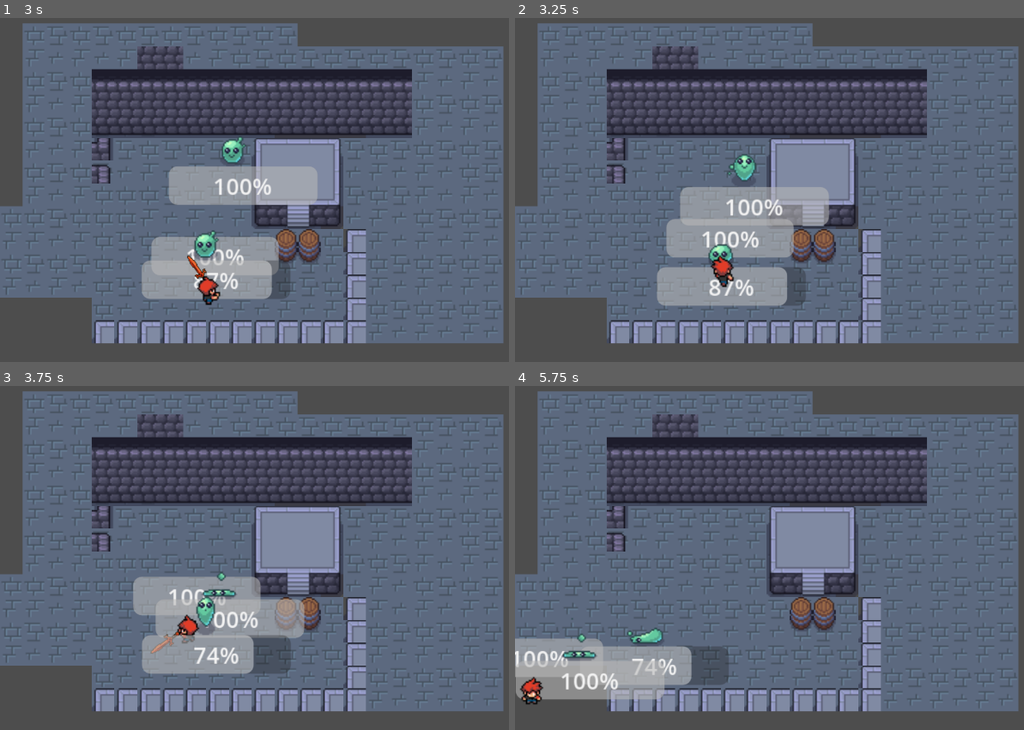
Above: before the commit, frames 1-4 (two rows, left to right).
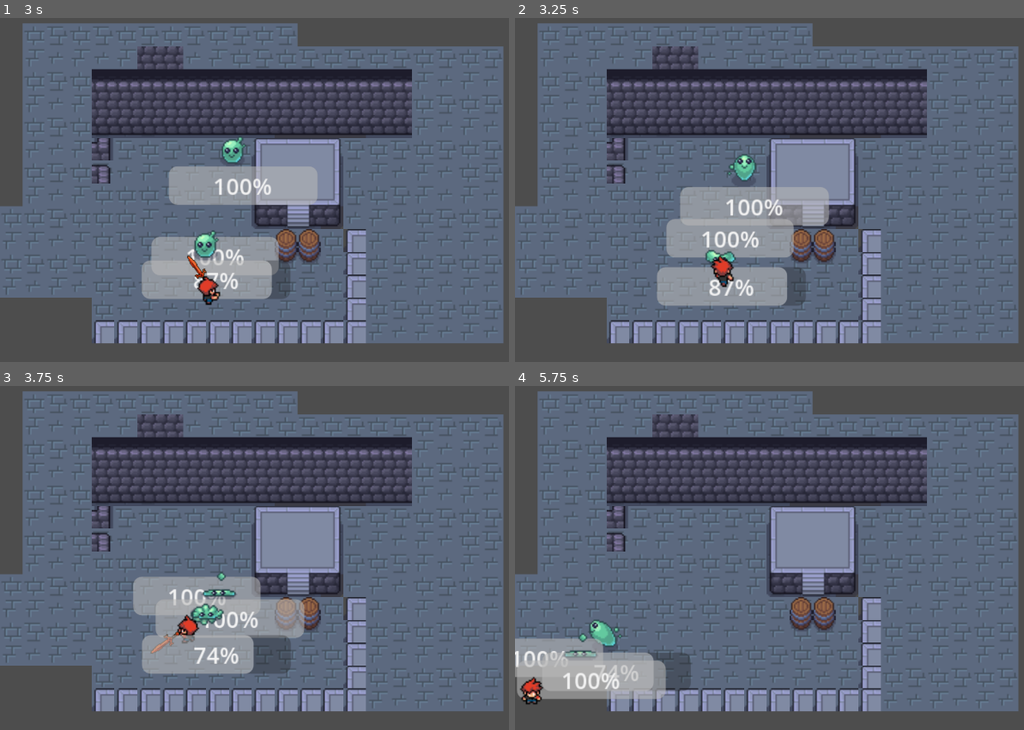
Above: after the commit, the same moments.

Repository: admiralbolt/number-go-up
Game: Godot game, scene res://test/Playground.tscn
The game is run twice, just before and just after one commit, with the same random seed, the same clock (stepped at 60 frames per second) and the same inputs. This scene is started directly instead of the project's main scene.
Inputs:
- Up to frame 1 (3 s): hold D (right) 0.53-1.28 s; tap J (attack) at 0.6, 1.35, 2.3, 2.85 s; hold S (down) 1.28-2.03 s; hold D (right) 2.03-2.78 s; tap Space (roll) at 2.1 s; hold W (up) from 2.78 s (still down)
- Up to frame 2 (3.25 s): keep holding W (up)
- Up to frame 3 (3.75 s): release W (up) at 3.53 s; hold A (left) from 3.53 s (still down); tap J (attack) at 3.6 s
- Up to frame 4 (5.75 s): tap Space (roll) at 4.35 s; tap J (attack) at 4.55, 5.1 s; release A (left) at 5.03 s; hold S (down) from 5.03 s (still down)

Frame 1 is identical in both runs. In frame 2, 0.2% of the frame differs, in the area x 37-44%, y 65-72%; in frame 3, 0.4%; in frame 4, 3.2%, in the area x 0-42%, y 67-91%.

Commit message:
Slightly speedup attack animation.

Diff:
--- a/enemies/slime/slime.tscn
+++ b/enemies/slime/slime.tscn
@@ -27,15 +27,15 @@
 [sub_resource type="AnimationLibrary" id="AnimationLibrary_v3fw7"]
 
 [sub_resource type="Animation" id="Animation_mwtj1"]
-length = 1.8
-tracks/0/type = "value"
-tracks/0/imported = false
-tracks/0/enabled = true
-tracks/0/path = NodePath("Sprite2D:frame")
-tracks/0/interp = 1
-tracks/0/loop_wrap = true
-tracks/0/keys = {
-"times": PackedFloat32Array(0, 0.18, 0.36, 0.54, 0.72, 0.9, 1.08, 1.26, 1.44, 1.62),
+length = 1.4
+tracks/0/type = "value"
+tracks/0/imported = false
+tracks/0/enabled = true
+tracks/0/path = NodePath("Sprite2D:frame")
+tracks/0/interp = 1
+tracks/0/loop_wrap = true
+tracks/0/keys = {
+"times": PackedFloat32Array(0, 0.14, 0.28, 0.42, 0.56, 0.7, 0.84, 0.98, 1.12, 1.26),
 "transitions": PackedFloat32Array(1, 1, 1, 1, 1, 1, 1, 1, 1, 1),
 "update": 1,
 "values": [0, 1, 2, 3, 4, 5, 6, 7, 8, 9]
@@ -78,15 +78,15 @@
 }
 
 [sub_resource type="Animation" id="Animation_im24l"]
-length = 1.8
-tracks/0/type = "value"
-tracks/0/imported = false
-tracks/0/enabled = true
-tracks/0/path = NodePath("Sprite2D:frame")
-tracks/0/interp = 1
-tracks/0/loop_wrap = true
-tracks/0/keys = {
-"times": PackedFloat32Array(0, 0.18, 0.36, 0.54, 0.72, 0.9, 1.08, 1.26, 1.44, 1.62),
+length = 1.4
+tracks/0/type = "value"
+tracks/0/imported = false
+tracks/0/enabled = true
+tracks/0/path = NodePath("Sprite2D:frame")
+tracks/0/interp = 1
+tracks/0/loop_wrap = true
+tracks/0/keys = {
+"times": PackedFloat32Array(0, 0.14, 0.28, 0.42, 0.56, 0.7, 0.84, 0.98, 1.12, 1.26),
 "transitions": PackedFloat32Array(1, 1, 1, 1, 1, 1, 1, 1, 1, 1),
 "update": 1,
 "values": [20, 21, 22, 23, 24, 25, 26, 27, 28, 29]
@@ -129,15 +129,15 @@
 }
 
 [sub_resource type="Animation" id="Animation_yu3x6"]
-length = 1.8
-tracks/0/type = "value"
-tracks/0/imported = false
-tracks/0/enabled = true
-tracks/0/path = NodePath("Sprite2D:frame")
-tracks/0/interp = 1
-tracks/0/loop_wrap = true
-tracks/0/keys = {
-"times": PackedFloat32Array(0, 0.18, 0.36, 0.54, 0.72, 0.9, 1.08, 1.26, 1.44, 1.62),
+length = 1.4
+tracks/0/type = "value"
+tracks/0/imported = false
+tracks/0/enabled = true
+tracks/0/path = NodePath("Sprite2D:frame")
+tracks/0/interp = 1
+tracks/0/loop_wrap = true
+tracks/0/keys = {
+"times": PackedFloat32Array(0, 0.14, 0.28, 0.42, 0.56, 0.7, 0.84, 0.98, 1.12, 1.26),
 "transitions": PackedFloat32Array(1, 1, 1, 1, 1, 1, 1, 1, 1, 1),
 "update": 1,
 "values": [30, 31, 32, 33, 34, 35, 36, 37, 38, 39]
@@ -180,15 +180,15 @@
 }
 
 [sub_resource type="Animation" id="Animation_okhmd"]
-length = 1.8
-tracks/0/type = "value"
-tracks/0/imported = false
-tracks/0/enabled = true
-tracks/0/path = NodePath("Sprite2D:frame")
-tracks/0/interp = 1
-tracks/0/loop_wrap = true
-tracks/0/keys = {
-"times": PackedFloat32Array(0, 0.18, 0.36, 0.54, 0.72, 0.9, 1.08, 1.26, 1.44, 1.62),
+length = 1.4
+tracks/0/type = "value"
+tracks/0/imported = false
+tracks/0/enabled = true
+tracks/0/path = NodePath("Sprite2D:frame")
+tracks/0/interp = 1
+tracks/0/loop_wrap = true
+tracks/0/keys = {
+"times": PackedFloat32Array(0, 0.14, 0.28, 0.42, 0.56, 0.7, 0.84, 0.98, 1.12, 1.26),
 "transitions": PackedFloat32Array(1, 1, 1, 1, 1, 1, 1, 1, 1, 1),
 "update": 1,
 "values": [10, 11, 12, 13, 14, 15, 16, 17, 18, 19]
--- a/enemies/slime/slime_animator.gd
+++ b/enemies/slime/slime_animator.gd
@@ -17,7 +17,7 @@
   EnemyAnimator.add_animation_entries(animation_entries, "idle", "res://assets/monsters/slime1/Slime1_Idle_with_shadow.png", 6, direction_order, 4, 1.0, Animation.LoopMode.LOOP_LINEAR)
   EnemyAnimator.add_animation_entries(animation_entries, "walk", "res://assets/monsters/slime1/Slime1_Walk_with_shadow.png", 8, direction_order, 4, 1.2, Animation.LoopMode.LOOP_LINEAR)
   EnemyAnimator.add_animation_entries(animation_entries, "run", "res://assets/monsters/slime1/Slime1_Run_with_shadow.png", 8, direction_order, 4, 1.0, Animation.LoopMode.LOOP_LINEAR)
-  EnemyAnimator.add_animation_entries(animation_entries, "attack", "res://assets/monsters/slime1/slime1_attack_full.png", 10, direction_order, 4, 1.8, Animation.LoopMode.LOOP_NONE)
+  EnemyAnimator.add_animation_entries(animation_entries, "attack", "res://assets/monsters/slime1/slime1_attack_full.png", 10, direction_order, 4, 1.4, Animation.LoopMode.LOOP_NONE)
 
   EnemyAnimator.create_animations(animator, self.get_path_to(sprite), animation_entries)
 
